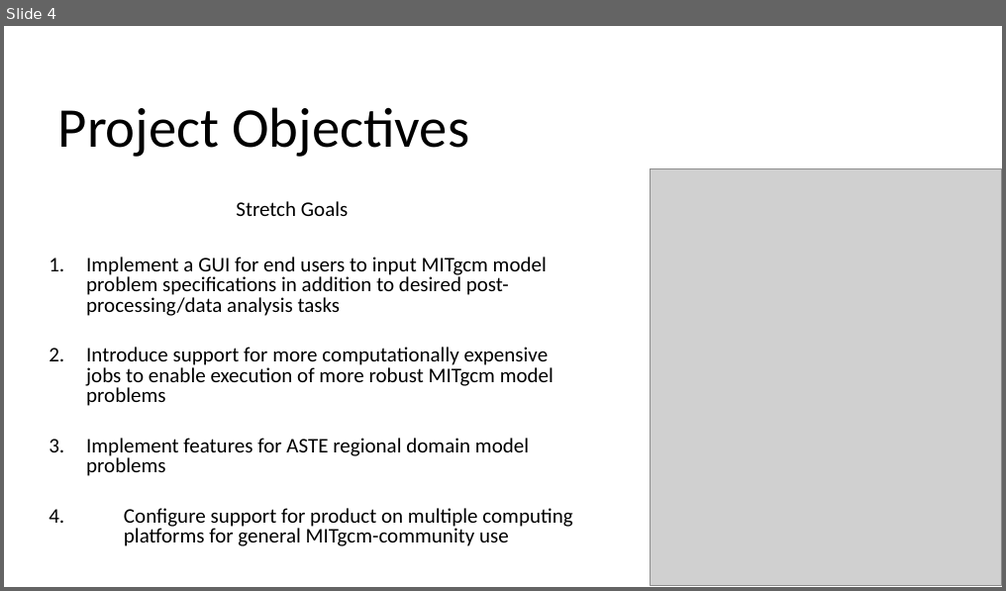
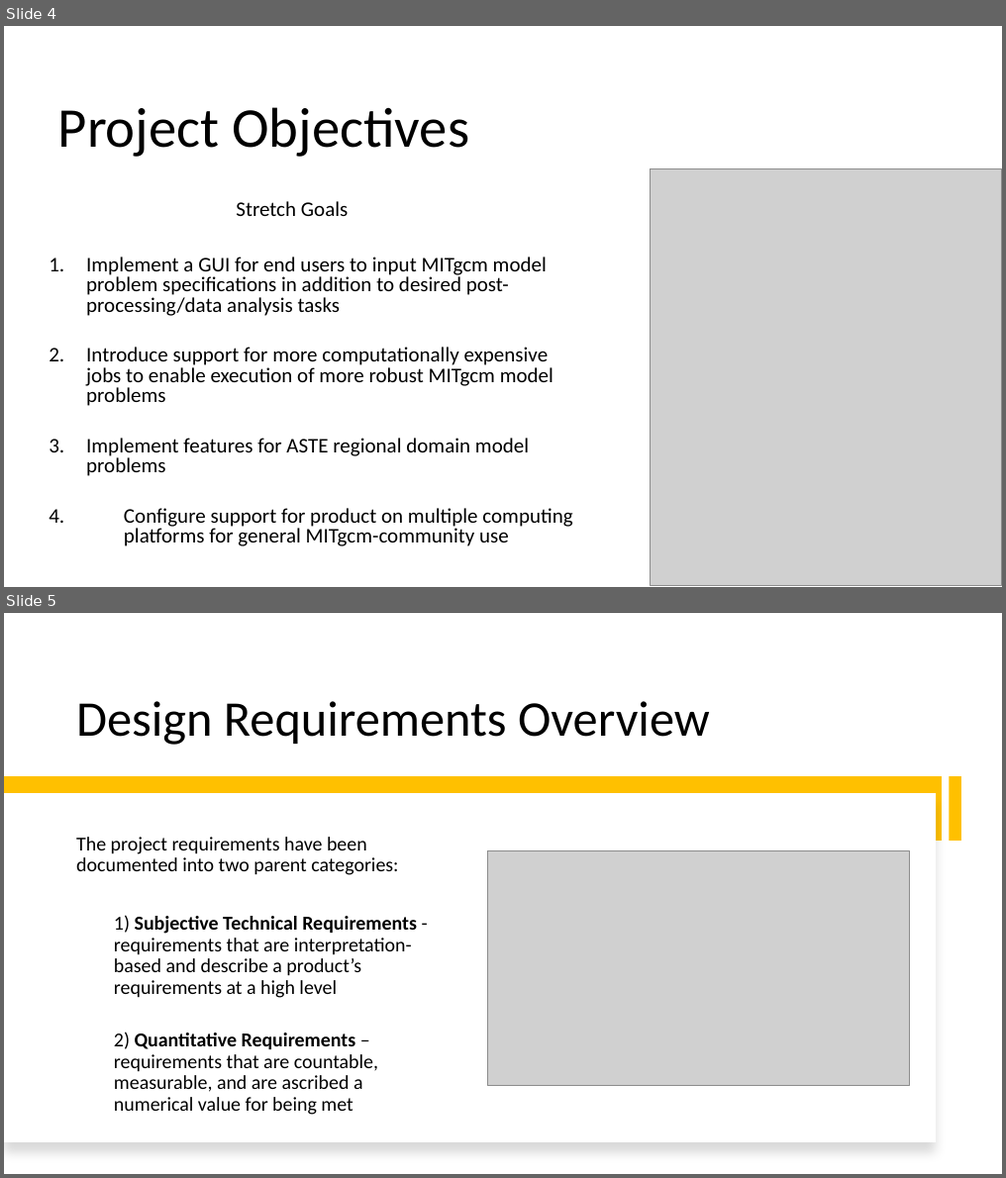
Before and after one commit to JCam98/MITgcm-solver, a slide deck: deliverables/product_design_overview.pptx. Shown one above the other, each under a label of ours: slide 4 before the commit, slides 4 and 5 after it. The pictures are 1006x591 and 1006x1178 pixels, drawn with LibreOffice and Linux fonts; fonts in the diff are those of the drawing; grey boxes stand for pictures; background and template pictures are left out. Boxes give left, top, right and bottom in pixels: in the first picture for what was removed or moved away, otherwise in the second. Text is boxed around its words. In the diff, an @@ line names an element or a change of style, - is before the commit and + after.

Commit message:
updated product_design_overview project_requirements feasibility_analysis and GUI_Design_SM_0.1

```diff
--- a/deliverables/product_design_overview.pptx
+++ b/deliverables/product_design_overview.pptx
@@ slide 5 added at bbox=[4, 613, 1002, 1174], background picture (left out) @@
@@ title added at bbox=[76, 701, 710, 745], 48 pt, text #000000 @@
+Design Requirements Overview
@@ rectangle added at bbox=[4, 777, 943, 841], fill #FFC000 @@
@@ rectangle added at bbox=[948, 777, 961, 841], fill #FFC000 @@
@@ rectangle added at bbox=[4, 793, 936, 1143], fill #FFFFFF @@
@@ text added at bbox=[76, 837, 417, 1115], 19 pt, text #000000 @@
+The project requirements have been documented into two parent categories:
+  1) Subjective Technical Requirements - requirements that are interpretation-based and describe a product’s requirements at a high level
+  2) Quantitative Requirements – requirements that are countable, measurable, and are ascribed a numerical value for being met
@@ picture added at bbox=[487, 851, 909, 1086] @@
```
Also in this commit, not shown: 3 slides changed, 3 other slides added, 6 slides removed, 32 other files.
